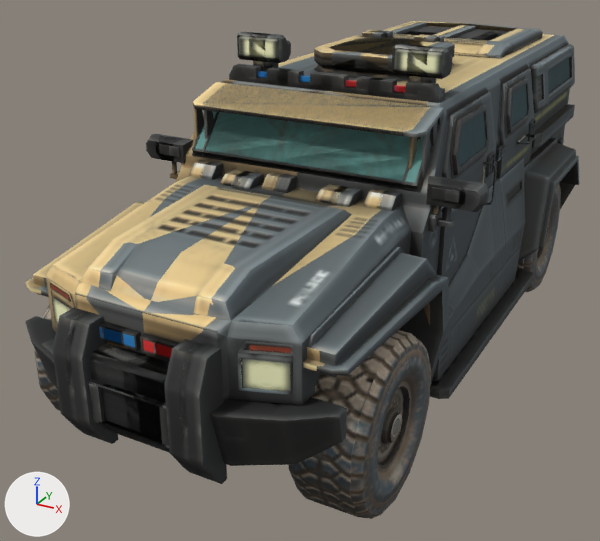
The COLLADA model objects3d/apc.dae: old version first, new version second.
Before and after are seen from a 50 mm lens placed at (35.4, -73.8, 45.3), pointed at (-4.4, -1.3, 9.0). The lights are fixed; the arrows at lower left show +X, +Y and +Z. Where no turn or scale is listed for an object, it has been applied to the vertices. Vertices at the same position are counted once.

The scene before the commit, as lines of its bpy script (objects in view):
```python
me_body1mesh = bpy.data.meshes.new('Body1Mesh')
me_body1mesh.from_pydata(...)  # 2730 vertices, 4314 faces; spans x -16.5..16.5, y -41.0..41.0, z -14.8..14.8
me_body1mesh.materials.append(mat_material__29)  # picture img_apc_difuse_png
me_body2mesh = bpy.data.meshes.new('Body2Mesh')
me_body2mesh.from_pydata(...)  # 2730 vertices, 4314 faces; spans x -16.5..16.5, y -41.0..41.0, z -14.8..14.8
me_body2mesh.materials.append(mat_material__29)  # picture img_apc_difuse_png
me_wheel1mesh = bpy.data.meshes.new('wheel1Mesh')
me_wheel1mesh.from_pydata(...)  # 158 vertices, 298 faces; spans x -3.2..3.2, y -7.3..7.3, z -7.5..7.5
me_wheel1mesh.materials.append(mat_material__29)  # picture img_apc_difuse_png
me_wheel2mesh = bpy.data.meshes.new('wheel2Mesh')
me_wheel2mesh.from_pydata(...)  # 158 vertices, 298 faces; spans x -3.2..3.2, y -7.3..7.3, z -7.5..7.5
me_wheel2mesh.materials.append(mat_material__29)  # picture img_apc_difuse_png
me_wheel3mesh = bpy.data.meshes.new('wheel3Mesh')
me_wheel3mesh.from_pydata(...)  # 158 vertices, 298 faces; spans x -3.2..3.2, y -7.4..7.4, z -7.6..7.6
me_wheel3mesh.materials.append(mat_material__29)  # picture img_apc_difuse_png
ob_body1 = bpy.data.objects.new('Body1', me_body1mesh)
ob_body1.location = (0.1, 5.1, 19.2)
ob_body2 = bpy.data.objects.new('Body2', me_body2mesh)
ob_body2.location = (1.2, 5.1, 19.2)
ob_wheel1 = bpy.data.objects.new('wheel1', me_wheel1mesh)
ob_wheel1.location = (12.7, -21.7, 7.5)
ob_wheel2 = bpy.data.objects.new('wheel2', me_wheel2mesh)
ob_wheel2.location = (-13.3, -21.7, 7.5)
ob_wheel3 = bpy.data.objects.new('wheel3', me_wheel3mesh)
ob_wheel3.location = (12.5, 26.4, 7.5)
```
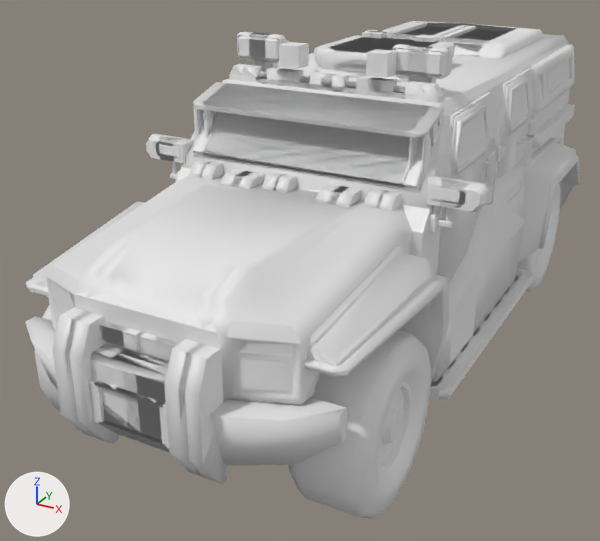
Where the newer file only moved an object's origin or applied its transform, the numbers keep the older frame.

Changed parts and their boxes (x1, y1, x2, y2) in the pictures (600 x 541 px; the box of a moved part takes in the faces that stretch with it):
```json
{"object": "wheel1", "change": "recoloured, shading changed", "before": [289, 330, 431, 519], "after": [289, 330, 431, 519]}
{"object": "wheel3", "change": "recoloured, shading changed", "before": [517, 184, 561, 293], "after": [517, 184, 561, 293], "on screen": "black to grey"}
{"object": "LightEmit1.001", "change": "added", "after": [366, 49, 397, 78]}
{"object": "LightEmit2", "change": "added", "after": [279, 42, 309, 69]}
{"object": "wheel2", "change": "recoloured, shading changed", "before": [35, 304, 61, 411], "after": [35, 304, 61, 411]}
{"part": 2, "of": "me_body1mesh", "change": "recoloured", "before": [25, 21, 554, 477], "after": [25, 21, 554, 477]}
{"part": 3, "of": "me_body2mesh", "change": "moved or reshaped", "before": [227, 337, 246, 399], "after": [227, 337, 246, 399]}
{"part": 4, "of": "me_body2mesh", "change": "recoloured", "before": [39, 22, 580, 484], "after": [39, 22, 580, 484]}
```

Edits to the scene script, one JSON object a line:
```json
{"block": "me_wheel2mesh", "where": "me_wheel2mesh.from_pydata(...)  # 158 vertices, 298 faces; spans x -3.2..3.2, y -7.3..7.3, z -7.5..7.5"}
{"block": "me_wheel2mesh", "where": "# used by ob_wheel2; location = (-13.3, -21.7, 7.5)"}
{"op": "remove", "block": "me_wheel2mesh", "code": "me_wheel2mesh.materials.append(mat_material__29)  # picture img_apc_difuse_png"}
{"block": "me_wheel2mesh", "change": "me_wheel2mesh part 6: its shading normals changed"}
{"block": "me_wheel3mesh", "where": "me_wheel3mesh.from_pydata(...)  # 158 vertices, 298 faces; spans x -3.2..3.2, y -7.4..7.4, z -7.6..7.6"}
{"block": "me_wheel3mesh", "where": "# used by ob_wheel3; location = (12.5, 26.4, 7.5)"}
{"op": "remove", "block": "me_wheel3mesh", "code": "me_wheel3mesh.materials.append(mat_material__29)  # picture img_apc_difuse_png"}
{"block": "me_wheel3mesh", "change": "me_wheel3mesh part 5: its shading normals changed"}
{"block": "me_body1mesh", "where": "# used by ob_body1; location = (0.1, 5.1, 19.2)"}
{"op": "remove", "block": "me_body1mesh", "code": "me_body1mesh.from_pydata(...)  # 2730 vertices, 4314 faces; spans x -16.5..16.5, y -41.0..41.0, z -14.8..14.8"}
{"op": "add", "block": "me_body1mesh", "code": "me_body1mesh.from_pydata(...)  # 2729 vertices, 4314 faces; spans x -16.5..16.5, y -41.0..41.0, z -14.8..14.8"}
{"block": "me_body1mesh", "change": "me_body1mesh part 2: 4308 faces spanning x -16.5..16.5, y -41.0..41.0, z -14.8..14.8 switch from mat_material__29 (picture img_apc_difuse_png) to no material"}
{"block": "me_body2mesh", "where": "# used by ob_body2; location = (1.2, 5.1, 19.2)"}
{"op": "remove", "block": "me_body2mesh", "code": "me_body2mesh.from_pydata(...)  # 2730 vertices, 4314 faces; spans x -16.5..16.5, y -41.0..41.0, z -14.8..14.8"}
{"op": "add", "block": "me_body2mesh", "code": "me_body2mesh.from_pydata(...)  # 2729 vertices, 4314 faces; spans x -16.5..16.5, y -41.0..41.0, z -14.8..14.8"}
{"block": "me_body2mesh", "change": "me_body2mesh part 3"}
{"block": "me_body2mesh", "change": "1 vertex is removed from x 6.7, y -37.6, z -1.7"}
{"block": "me_body2mesh", "change": "6 faces are deleted"}
{"block": "me_body2mesh", "change": "6 new faces join them"}
{"block": "me_body2mesh", "change": "me_body2mesh part 4: 4308 faces spanning x -16.5..16.5, y -41.0..41.0, z -14.8..14.8 switch from mat_material__29 (picture img_apc_difuse_png) to no material"}
{"block": "me_wheel1mesh", "where": "me_wheel1mesh.from_pydata(...)  # 158 vertices, 298 faces; spans x -3.2..3.2, y -7.3..7.3, z -7.5..7.5"}
{"block": "me_wheel1mesh", "where": "# used by ob_wheel1; location = (12.7, -21.7, 7.5)"}
{"op": "remove", "block": "me_wheel1mesh", "code": "me_wheel1mesh.materials.append(mat_material__29)  # picture img_apc_difuse_png"}
{"block": "me_wheel1mesh", "change": "me_wheel1mesh part 1: its shading normals changed"}
{"op": "add", "block": "me_cube_001", "code": ["me_cube_001 = bpy.data.meshes.new('Cube.001')", "me_cube_001.from_pydata(...)  # a box spanning x -1.0..1.0, y -1.0..1.0, z -1.0..1.0"]}
{"op": "add", "block": "ob_lightemit2", "code": ["ob_lightemit2 = bpy.data.objects.new('LightEmit2', me_cube_001)", "ob_lightemit2.location = (-2.9, -5.2, 32.6)"]}
{"op": "add", "block": "ob_lightemit1_001", "code": ["ob_lightemit1_001 = bpy.data.objects.new('LightEmit1.001', me_cube_001.copy())", "ob_lightemit1_001.location = (5.9, -5.2, 32.6)"]}
```
